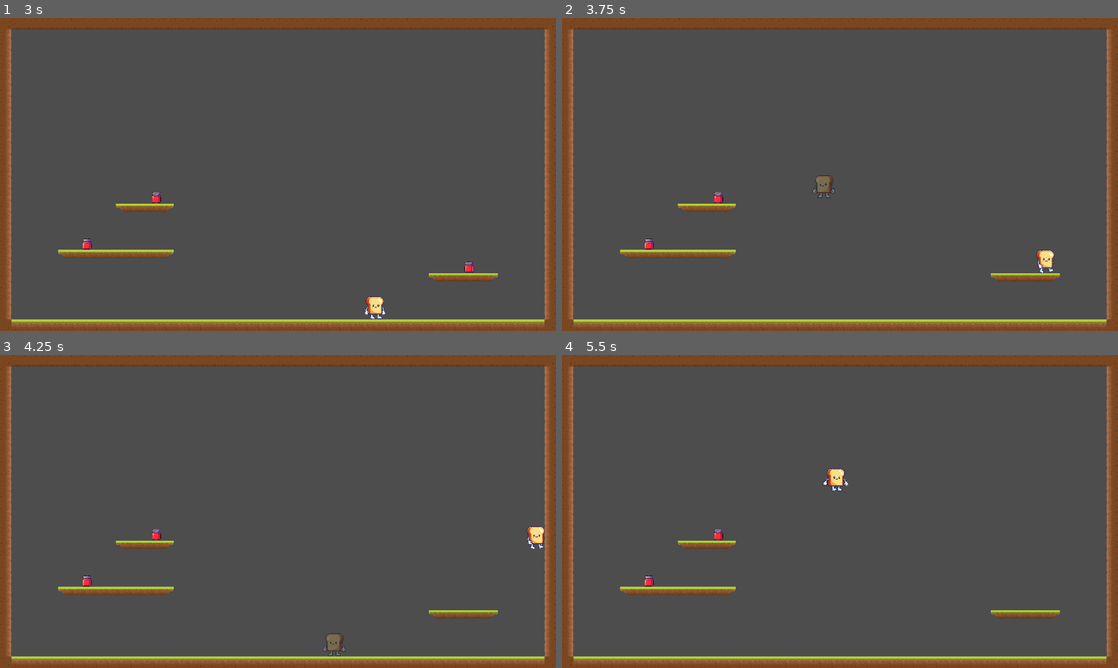
Above: before the commit, frames 1-4 (two rows, left to right).
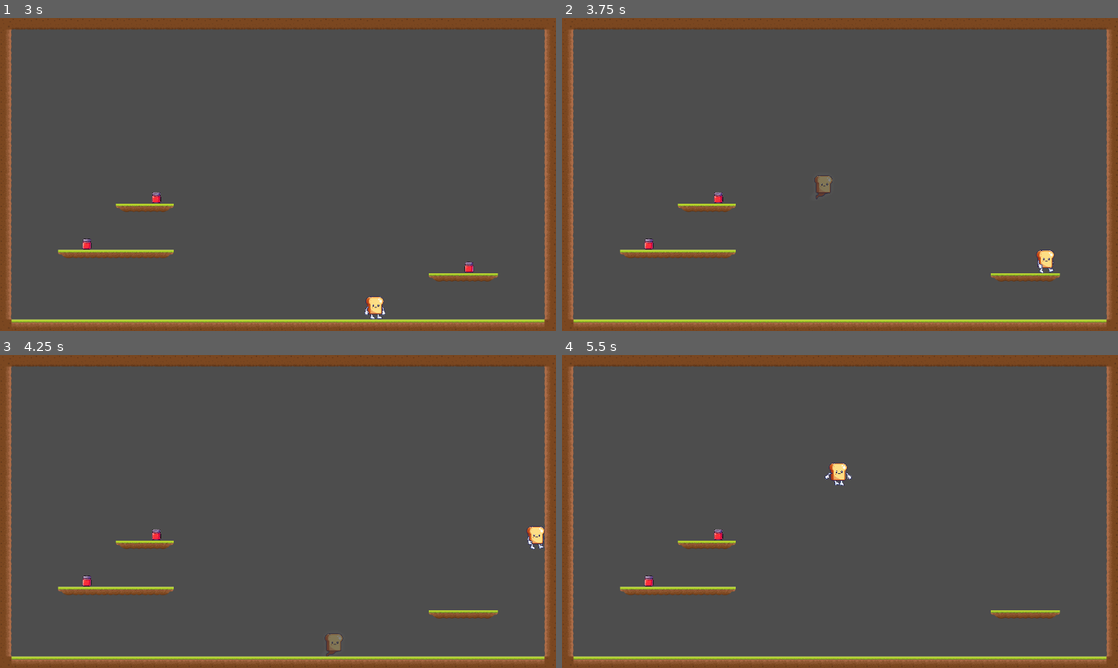
Above: after the commit, the same moments.

Repository: Alliance-of-Numpties/terry-toastington
Game: Godot game, scene res://scenes/ollitest.tscn
Same seed, same stepped clock (60 frames per second), same inputs: the game is played once before the commit and once after it. This scene is started directly instead of the project's main scene.
Inputs:
- Up to frame 1 (3 s): hold D (right) 0.53-2.03 s; tap Space (jump) at 0.77, 1.52 s; hold A (left) 2.03-2.78 s; hold D (right) from 2.78 s (still down)
- Up to frame 2 (3.75 s): keep holding D (right); tap Space (jump) at 3.02 s
- Up to frame 3 (4.25 s): keep holding D (right); tap Space (jump) at 3.77 s
- Up to frame 4 (5.5 s): release D (right) at 4.28 s; hold A (left) 4.28-5.03 s; tap Space (jump) at 4.52 s; hold D (right) from 5.03 s (still down)

Frame 1 is identical in both runs. In frame 2, 0.1% of the frame differs, in the area x 45-50%, y 50-58%; in frame 3, 0.1%; in frame 4, 0.3%, in the area x 46-53%, y 34-44%.

Commit message:
Make the Ghoast follow the players facing direction

Diff:
--- a/scenes/ghoast.tscn
+++ b/scenes/ghoast.tscn
@@ -1,12 +1,14 @@
-[gd_scene load_steps=5 format=3 uid="uid://capfidy20shne"]
+[gd_scene load_steps=7 format=3 uid="uid://capfidy20shne"]
 
 [ext_resource type="Script" path="res://scripts/PlayerPathFollow.gd" id="1_era5s"]
 [ext_resource type="Script" path="res://scripts/Ghoast.gd" id="2_vpscq"]
-[ext_resource type="Texture2D" uid="uid://uyrmv6dw0s41" path="res://toast.png" id="3_laq07"]
+[ext_resource type="Texture2D" uid="uid://e8cskehwuib0" path="res://toast_parts/toast/Body.PNG" id="3_kpqf8"]
+[ext_resource type="Texture2D" uid="uid://csoik5unhon24" path="res://toast_parts/toast/GhoastTrail.PNG" id="4_m3j7g"]
+[ext_resource type="Texture2D" uid="uid://bqi5gpcbwqb7u" path="res://toast_parts/toast/GhoastEffect.PNG" id="5_c582s"]
 
 [sub_resource type="CapsuleShape2D" id="CapsuleShape2D_jwjf7"]
-radius = 45.0
-height = 132.0
+radius = 28.0
+height = 78.0
 
 [node name="PlayerPathFollow" type="Node2D"]
 script = ExtResource("1_era5s")
@@ -14,10 +16,18 @@
 [node name="Ghoast" type="Area2D" parent="."]
 script = ExtResource("2_vpscq")
 
-[node name="Sprite2D" type="Sprite2D" parent="Ghoast"]
-self_modulate = Color(0.584314, 0.584314, 0.584314, 0.596078)
+[node name="Model" type="Node2D" parent="Ghoast"]
+modulate = Color(0.670588, 0.670588, 0.670588, 0.545098)
 scale = Vector2(0.1, 0.1)
-texture = ExtResource("3_laq07")
+
+[node name="GhoastEffect" type="Sprite2D" parent="Ghoast/Model"]
+texture = ExtResource("5_c582s")
+
+[node name="GhoastTrail" type="Sprite2D" parent="Ghoast/Model"]
+texture = ExtResource("4_m3j7g")
+
+[node name="Body" type="Sprite2D" parent="Ghoast/Model"]
+texture = ExtResource("3_kpqf8")
 
 [node name="CollisionShape2D" type="CollisionShape2D" parent="Ghoast"]
 shape = SubResource("CapsuleShape2D_jwjf7")
--- a/scripts/PlayerPath.gd
+++ b/scripts/PlayerPath.gd
@@ -8,10 +8,12 @@
 class TimedPoint:
 	var time: float
 	var position: Vector2
+	var x_scale: float # Tracked for the facing direction
 
-	func _init(_time: float, _position: Vector2):
+	func _init(_time: float, _position: Vector2, _x_scale: float):
 		time = _time
 		position = _position
+		x_scale = _x_scale
 
 class Recording:
 	var start_time: float
@@ -21,7 +23,7 @@
 		start_time = _start_time
 		points = _points
 
-	func get_position_for_time(time: float) -> Vector2:
+	func get_point_for_time(time: float) -> TimedPoint:
 		# Wildly inefficient for now, but nevermind...
 		var prev_point: TimedPoint = null
 		var next_point: TimedPoint = null
@@ -32,14 +34,14 @@
 				next_point = point
 				break
 		if prev_point == null:
-			return next_point.position
+			return next_point
 		if next_point == null:
-			return prev_point.position
+			return prev_point
 		var time_delta = next_point.time - prev_point.time
 		var time_progress = (time - prev_point.time) / time_delta
-		return prev_point.position.lerp(next_point.position, time_progress)
+		return TimedPoint.new(time, prev_point.position.lerp(next_point.position, time_progress), prev_point.x_scale)
 
-@onready var recording: Recording = Recording.new(Time.get_ticks_msec(), [TimedPoint.new(0.0, player.position)])
+@onready var recording: Recording = Recording.new(Time.get_ticks_msec(), [TimedPoint.new(0.0, player.position, player.model.scale.x)])
 var timer: Timer
 @export var spawn_time: float = 3.0
 
@@ -51,7 +53,7 @@
 
 func _physics_process(_delta):
 	if recording != null:
-		var new_point = TimedPoint.new(Time.get_ticks_msec() - recording.start_time, player.position)
+		var new_point = TimedPoint.new(Time.get_ticks_msec() - recording.start_time, player.position, player.model.scale.x)
 		recording.points.append(new_point)
 
 func spawn_child():
--- a/scripts/PlayerPathFollow.gd
+++ b/scripts/PlayerPathFollow.gd
@@ -7,4 +7,6 @@
 
 func _physics_process(_delta):
 	if recording != null:
-		position = recording.get_position_for_time(Time.get_ticks_msec() - start_time)
+		var timed_point = recording.get_point_for_time(Time.get_ticks_msec() - start_time)
+		position = timed_point.position
+		scale.x = sign(timed_point.x_scale) * abs(scale.x)
Binary file added: toast_parts/toast/GhoastEffect.PNG
Not shown, added: toast_parts/toast/GhoastEffect.PNG.import
Binary file added: toast_parts/toast/GhoastTrail.PNG
Not shown, added: toast_parts/toast/GhoastTrail.PNG.import
Not shown, changed: toast.kra
